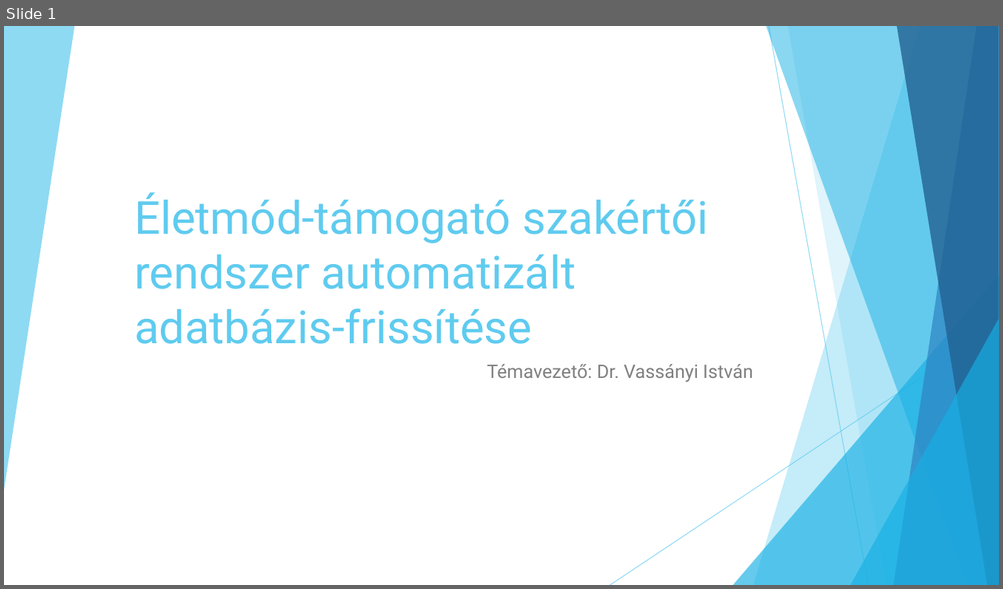
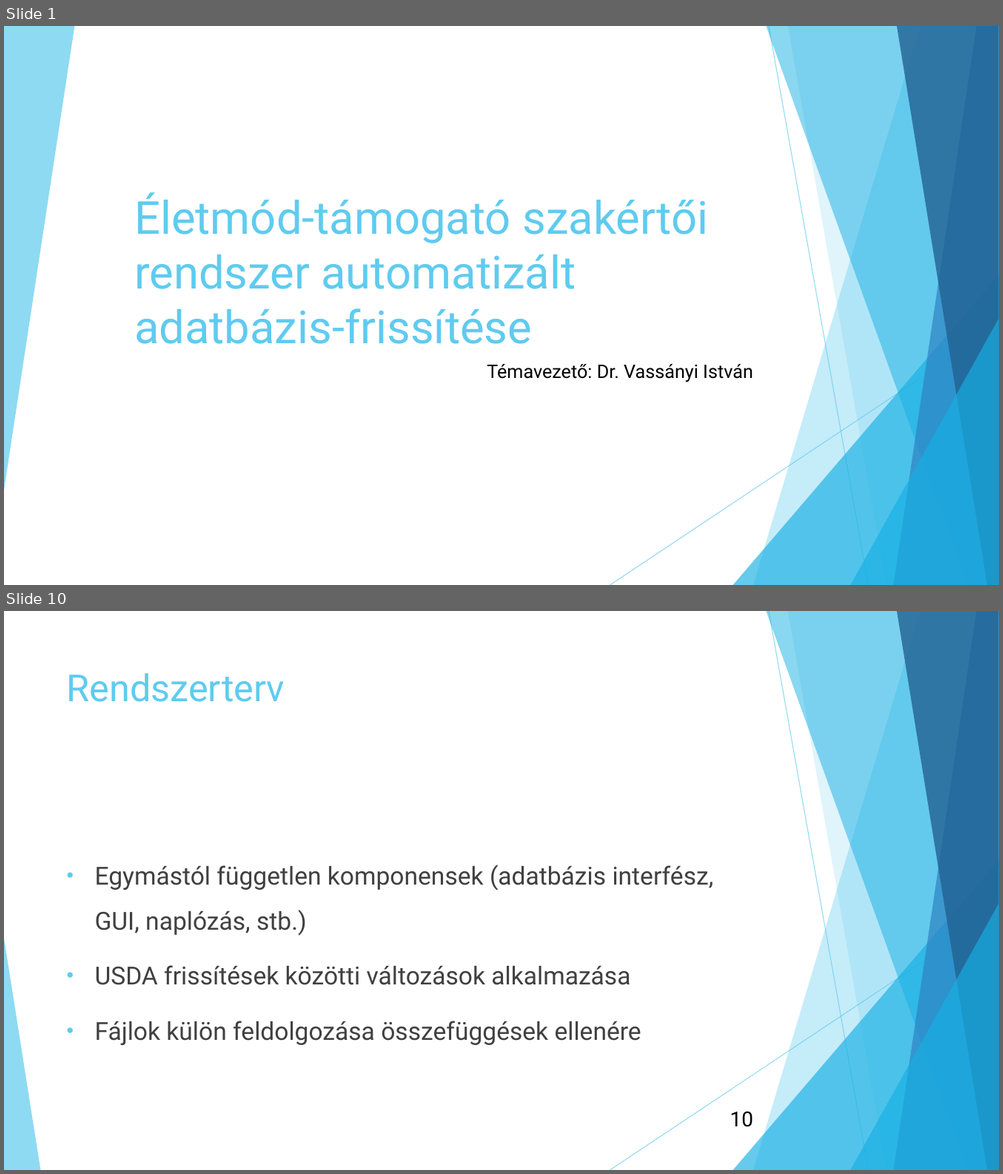
Before and after one commit to tobikjanos/Mernoki_tervezes, a slide deck: 01_MASTER/01_Doc/Szakdolgozat_prezentáció.pptx. Shown one above the other, each under a label of ours: slide 1 before the commit, slides 1 and 10 after it; the slides between them are not shown. The pictures are 1003x589 and 1003x1174 pixels, drawn with LibreOffice and Linux fonts; fonts in the diff are those of the drawing. Boxes give left, top, right and bottom in pixels: in the first picture for what was removed or moved away, otherwise in the second. Text is boxed around its words. In the diff, an @@ line names an element or a change of style, - is before the commit and + after.

```diff
--- a/01_MASTER/01_Doc/Szakdolgozat_prezentáció.pptx
+++ b/01_MASTER/01_Doc/Szakdolgozat_prezentáció.pptx
@@ slide 10 added at box(4, 611, 999, 1170), background #FFFFFF; not listed: 9 template elements that a slide beside it also shows @@
@@ title added at box(67, 673, 285, 702), 36 pt, text #5FCBEF @@
+Rendszerterv
@@ text added at box(95, 865, 714, 1045), 24 pt, text #404040 @@
+• Egymástól független komponensek (adatbázis interfész, GUI, naplózás, stb.)
+• USDA frissítések közötti változások alkalmazása
+• Fájlok külön feldolgozása összefüggések ellenére
@@ triangle added at box(4, 939, 40, 1170), fill #5FCBEF at 70% opacity @@
@@ page number added at box(730, 1111, 753, 1128), 20 pt, text #000000 @@
+10
@@ slide 1 changed as well @@
@@ subtitle "Témavezető: Dr. Vassányi István" at box(486, 364, 753, 383): text colour #808080 to #000000 @@
```
Also in this commit, not shown: 12 other slides added, 3 other files.
